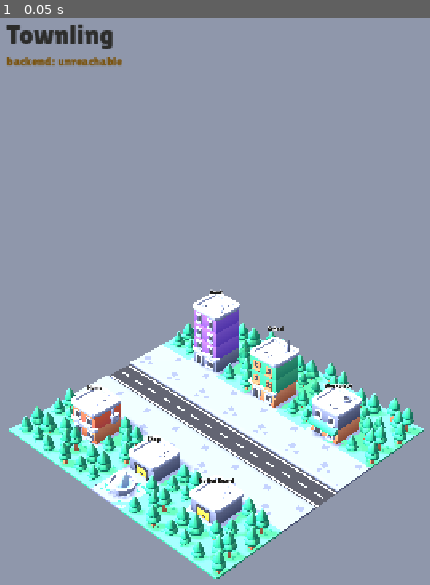
Above: before the commit, frame 1.
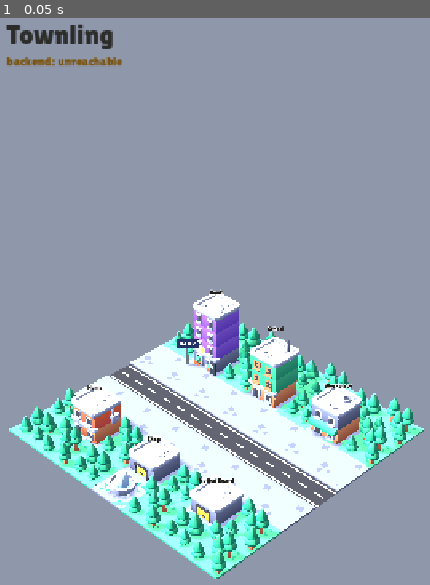
Above: after the commit, the same moment.

Repository: ayeshaverdan/townling
Game: Godot game, scene res://scenes/diorama.tscn
Same seed, same stepped clock (60 frames per second), same inputs: the game is played once before the commit and once after it.
Inputs:
- Up to frame 1 (0.05 s): no input

The runs differ from the first frame. In frame 1, 0.2% of the frame differs, in the area x 41-52%, y 56-64%.

Commit message:
Detail the Bank: sign, coin medallion, ATM, planters
First per-landmark detailing pass on the Kenney kit. The Bank lot now reads
as a bank at town scale: a navy BANK sign (post + panel + Lilita text)
angled to the camera, the kit's gold coin sprite as a medallion above the
door, an ATM (dark cabinet + screen) beside the entrance, and two
terracotta planters flanking the door.

Adds reusable composition helpers at Kenney scale (_box, _sign,
_coin_medallion, GROUND_Y) and fixes the --zoom review camera for the
perspective projection. Other landmarks unchanged (one at a time).

Co-Authored-By: Claude Opus 4.8 <noreply@anthropic.com>

Diff:
--- a/game/scripts/diorama.gd
+++ b/game/scripts/diorama.gd
@@ -86,9 +86,9 @@
 
 func _capture_and_quit() -> void:
 	if "--zoom" in OS.get_cmdline_args():
-		var focus := Vector3(1.0, 0.6, 1.0)  # the Bank
-		camera.size = 5.0
-		camera.position = focus + Vector3(9.0, 10.0, 9.0)
+		var focus := Vector3(1.0, 0.7, 1.2)  # the Bank lot
+		var dir := Vector3(1.0, 1.05, 1.0).normalized()
+		camera.position = focus + dir * 11.0
 		camera.look_at(focus, Vector3.UP)
 	for _i in range(6):
 		await get_tree().process_frame
@@ -155,6 +155,10 @@
 		)
 		_picks.append({"name": lm["name"], "blurb": lm["blurb"], "box": box})
 
+		# Per-landmark detailing (one category at a time; Bank first).
+		if lm["name"] == "Bank":
+			_decorate_bank(Vector3(cell.x * TILE, 0.0, cell.y * TILE))
+
 	# Greenery: trees on the open grass cells (rows 0/6 and gaps in 1/5).
 	var tree_cells := [
 		Vector2i(0, 0), Vector2i(1, 0), Vector2i(2, 0), Vector2i(3, 0),
@@ -184,6 +188,100 @@
 	inst.rotation.y = deg_to_rad(rot_deg)
 	world.add_child(inst)
 	return inst
+
+
+# --- Composition helpers (Kenney tiles are 1x1; surfaces sit at y≈0.06) ----
+
+const GROUND_Y := 0.06
+
+## A soft matte coloured box primitive, positioned by its base centre.
+func _box(size: Vector3, color: Color, base_pos: Vector3, rot_deg: float = 0.0) -> MeshInstance3D:
+	var mi := MeshInstance3D.new()
+	var mesh := BoxMesh.new()
+	mesh.size = size
+	mi.mesh = mesh
+	var mat := StandardMaterial3D.new()
+	mat.albedo_color = color
+	mat.roughness = 0.95
+	mat.specular_mode = BaseMaterial3D.SPECULAR_DISABLED
+	mi.material_override = mat
+	mi.position = base_pos + Vector3(0.0, size.y * 0.5, 0.0)
+	mi.rotation.y = deg_to_rad(rot_deg)
+	world.add_child(mi)
+	return mi
+
+
+## A standing sign: grey post, coloured panel, Lilita text on the panel face.
+func _sign(base_pos: Vector3, text: String, panel_color: Color, face_deg: float) -> void:
+	var root := Node3D.new()
+	root.position = base_pos
+	root.rotation.y = deg_to_rad(face_deg)
+	world.add_child(root)
+
+	var post := BoxMesh.new()
+	post.size = Vector3(0.05, 0.55, 0.05)
+	var post_mi := MeshInstance3D.new()
+	post_mi.mesh = post
+	var post_mat := StandardMaterial3D.new()
+	post_mat.albedo_color = Color("9a9a9a")
+	post_mat.specular_mode = BaseMaterial3D.SPECULAR_DISABLED
+	post_mi.material_override = post_mat
+	post_mi.position = Vector3(0.0, 0.275, 0.0)
+	root.add_child(post_mi)
+
+	var panel := BoxMesh.new()
+	panel.size = Vector3(0.55, 0.26, 0.05)
+	var panel_mi := MeshInstance3D.new()
+	panel_mi.mesh = panel
+	var panel_mat := StandardMaterial3D.new()
+	panel_mat.albedo_color = panel_color
+	panel_mat.roughness = 0.9
+	panel_mat.specular_mode = BaseMaterial3D.SPECULAR_DISABLED
+	panel_mi.material_override = panel_mat
+	panel_mi.position = Vector3(0.0, 0.62, 0.0)
+	root.add_child(panel_mi)
+
+	var label := Label3D.new()
+	label.text = text
+	label.font = _font
+	label.pixel_size = 0.003
+	label.font_size = 56
+	label.modulate = Color(1, 1, 1)
+	label.outline_size = 4
+	label.outline_modulate = Color(0, 0, 0, 0.25)
+	label.position = Vector3(0.0, 0.62, 0.03)
+	root.add_child(label)
+
+
+## A flat coin medallion (the kit's coin sprite) mounted on a wall face.
+func _coin_medallion(pos: Vector3, face_deg: float, diameter: float = 0.2) -> void:
+	var tex: Texture2D = load("res://assets/ui/coin.png")
+	if tex == null:
+		return
+	var sprite := Sprite3D.new()
+	sprite.texture = tex
+	sprite.pixel_size = diameter / float(maxi(tex.get_width(), tex.get_height()))
+	sprite.position = pos
+	sprite.rotation.y = deg_to_rad(face_deg)
+	sprite.shaded = true
+	world.add_child(sprite)
+
+
+## Detail the Bank lot (cell centre at `origin`; the door faces +Z, onto the
+## sidewalk). Kept tight to the 1x1 lot so it reads at town scale.
+func _decorate_bank(origin: Vector3) -> void:
+	var ground := origin + Vector3(0.0, GROUND_Y, 0.0)
+	# BANK sign at the front-left corner of the lot, angled to the camera.
+	_sign(ground + Vector3(-0.42, 0.0, 0.62), "BANK", Color("3a4a7a"), 45.0)
+	# Gold coin medallion mounted above the door (front wall is at z≈+0.5).
+	_coin_medallion(origin + Vector3(0.0, 0.66, 0.515), 0.0, 0.27)
+	# ATM: dark cabinet + small blue screen, right of the door.
+	_box(Vector3(0.16, 0.34, 0.10), Color("3b4048"), ground + Vector3(0.36, 0.0, 0.47))
+	_box(Vector3(0.10, 0.07, 0.02), Color("8fc1e8"), origin + Vector3(0.36, 0.26, 0.525))
+	# Planters flanking the entrance: terracotta box + leafy top.
+	for x in [-0.22, 0.22]:
+		_box(Vector3(0.14, 0.09, 0.14), Color("b06041"), ground + Vector3(x, 0.0, 0.44))
+		_box(Vector3(0.11, 0.10, 0.11), Color("61cb8b"), ground + Vector3(x, 0.09, 0.44))
 
 
 func _add_label(building: Node3D, text: String, height: float) -> void:
